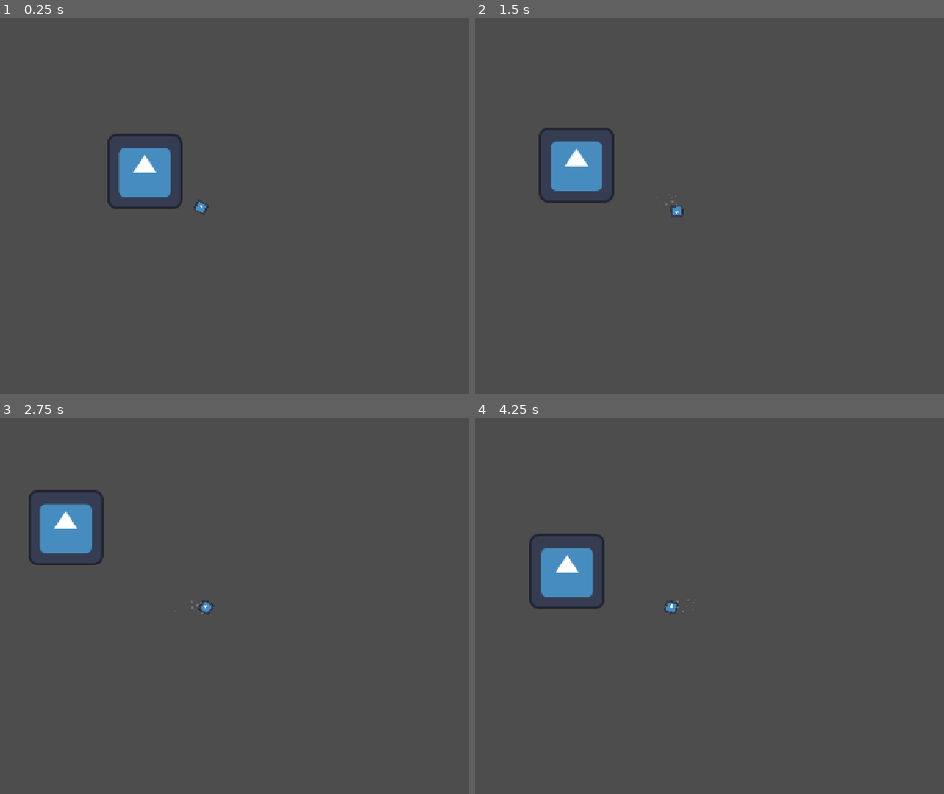
Above: before the commit, frames 1-4 (two rows, left to right).
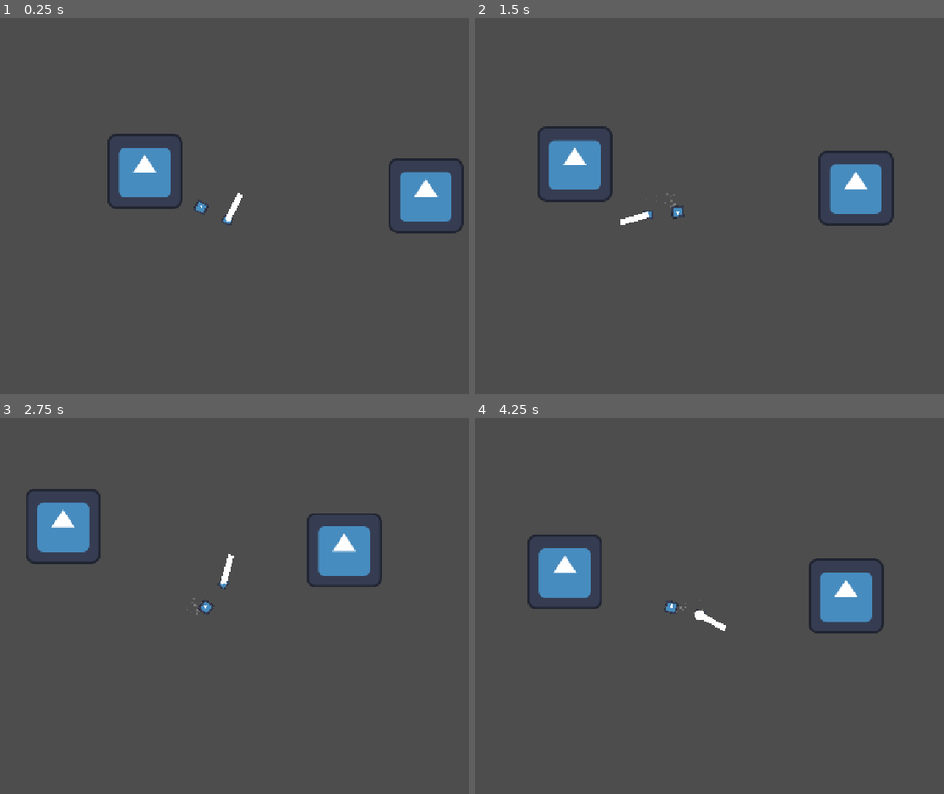
Above: after the commit, the same moments.

Repository: Mrbobbuilder69/GMTK_jam_2026
Game: Godot game, scene res://Scenes/test_scene.tscn
The game is run twice, just before and just after one commit, with the same random seed, the same clock (stepped at 60 frames per second) and the same inputs. The engine's default icon, where the game draws it, is replaced by a stand-in: a white triangle on a blue panel in a dark square. Sound files missing from this copy of the repository are replaced by a short silence.
Inputs (mouse positions are in pixels of both pictures, inside the frame that each line leads up to):
- Up to frame 1 (0.25 s): no input
- Up to frame 2 (1.5 s): tap Enter at 0.5 s; move the mouse to (826, 187) at 0.52 s; hold D (Right) 0.53-1.28 s; hold X (attack, bound only after the commit) 0.53-1.28 s; tap C (melee, bound only after the commit) at 0.8, 1.35 s; move the mouse to (540, 224) at 1.27 s; hold S (Down) from 1.28 s (still down)
- Up to frame 3 (2.75 s): tap X (attack, bound only after the commit) at 1.55 s; move the mouse to (267, 523) at 2.02 s; release S (Down) at 2.03 s; hold D (Right) from 2.03 s (still down); hold X (attack, bound only after the commit) from 2.03 s (still down); tap C (melee, bound only after the commit) at 2.3 s
- Up to frame 4 (4.25 s): move the mouse to (643, 684) at 2.77 s; release D (Right) at 2.78 s; release X (attack, bound only after the commit) at 2.78 s; hold W (Up) 2.78-3.53 s; tap C (melee, bound only after the commit) at 2.85, 3.8 s; tap X (attack, bound only after the commit) at 3.05 s; move the mouse to (878, 666) at 3.52 s; hold A (Left) from 3.53 s (still down); hold X (attack, bound only after the commit) from 3.53 s (still down)

The runs differ from the first frame. In frame 1, 1.9% of the frame differs, in the area x 47-99%, y 37-58%; in frame 2, 2.7%; in frame 3, 2.9%, in the area x 5-82%, y 18-53%; in frame 4, 2.6%.

Commit message:
Made the weapons

Diff:
--- /dev/null
+++ b/Scenes/Scripts/bulletSpawner.gd
@@ -0,0 +1,49 @@
+extends Node2D
+var bulletSrc=preload("res://Scenes/silver_bullet.tscn")
+var bullet=bulletSrc.instantiate()
+var bulletTimer=0
+var inputVec
+var deltaTime
+var mouseNormal
+func _physics_process(delta):
+	look_at(get_global_mouse_position())
+	deltaTime=delta
+	if bulletTimer>0:
+		bulletTimer-=delta
+	elif get_child_count()>0:
+		remove_child(get_child(0))
+
+
+	if get_child_count()==1 and get_child(0).hit==true:
+		get_child(0).hit=false
+		remove_child(get_child(0))
+
+
+
+
+func _on_weapon_shoot(posX, posY):
+	position=Vector2(posX, posY)
+	if get_child_count()==0 and bulletTimer<=0:
+		bulletTimer=0.2
+		mouseNormal=get_mouse_unit()
+		print(mouseNormal)
+		add_child(bullet)
+		get_child(0).position=Vector2(0,0)
+		get_child(0).linear_velocity=Vector2(50000, 50000)*mouseNormal*deltaTime
+
+func get_mouse_unit():
+	var mouseDir=Vector2(0,0)
+	var distX=get_global_mouse_position().x-position.x
+	var distY=get_global_mouse_position().y-position.y
+	if position.x>get_global_mouse_position().x:
+		mouseDir.x=-1
+	else:
+		mouseDir.x=1
+	if position.y>get_global_mouse_position().y:
+		mouseDir.y=mouseDir.x
+	else:
+		mouseDir.y=-mouseDir.x*-1
+	var tan=distY/distX
+	var unitVecXSquare=1/(tan**2+1)
+	var unitVecX=unitVecXSquare**0.5
+	return Vector2(unitVecX, unitVecX*tan)*mouseDir
--- /dev/null
+++ b/Scenes/Scripts/silver bullet.gd
@@ -0,0 +1,5 @@
+extends RigidBody2D
+var hit
+func _physics_process(delta: float) -> void:
+	if move_and_collide(delta*linear_velocity):
+		hit=true
--- /dev/null
+++ b/Scenes/Scripts/weapon.gd
@@ -0,0 +1,46 @@
+extends Area2D
+var inputVec=Vector2(50,0)
+var lastInput=inputVec
+signal shoot(posX, posY, velX, velY)
+var meleeHit
+var enemyHit
+var space_state
+var result
+func _physics_process(delta):
+	look_at(get_global_mouse_position())
+	space_state=get_world_2d().direct_space_state
+	inputVec=Input.get_vector("Left", "Right", "Up", "Down")
+	if inputVec!=Vector2(0,0):
+		position=Vector2(50, 0)
+		lastInput=inputVec
+
+	if Input.get_action_raw_strength("attack"):
+		shoot.emit(global_position.x, global_position.y)
+
+	if Input.get_action_raw_strength("melee"):
+		get_child(2).position=get_child(3).position
+		get_child(2).target_position=get_mouse_unit()*50
+		result=get_child(2).get_collider()
+		if result and result.has_meta("Enemy"):
+			result.queue_free()
+
+	get_child(3).clear_points()
+	get_child(3).add_point(get_child(2).position)
+	get_child(3).add_point(get_child(2).target_position)
+
+func get_mouse_unit():
+	var mouseDir=Vector2(0,0)
+	var distX=get_global_mouse_position().x-position.x
+	var distY=get_global_mouse_position().y-position.y
+	if position.x>get_global_mouse_position().x:
+		mouseDir.x=-1
+	else:
+		mouseDir.x=1
+	if position.y>get_global_mouse_position().y:
+		mouseDir.y=1
+	else:
+		mouseDir.y=-1
+	var tan=distY/distX
+	var unitVecXSquare=1/(tan**2+1)
+	var unitVecX=unitVecXSquare**0.5
+	return Vector2(unitVecX, unitVecX*tan)
--- a/Scenes/player.tscn
+++ b/Scenes/player.tscn
@@ -1,7 +1,8 @@
-[gd_scene format=3 uid="uid://c520ybe8rgo7x"]
+[gd_scene load_steps=0 format=3 uid="uid://c520ybe8rgo7x"]
 
-[ext_resource type="Script" uid="uid://cgrpksm33sv3" path="res://Scripts/player_movement.gd" id="1_cvnsp"]
+[ext_resource type="Script" uid="uid://cgrpksm33sv3" path="res://Scenes/Scripts/player_movement.gd" id="1_cvnsp"]
 [ext_resource type="Texture2D" uid="uid://b46shyvcmigyb" path="res://icon.svg" id="2_cvnsp"]
+
 
 [sub_resource type="CircleShape2D" id="CircleShape2D_50ct6"]
 
--- /dev/null
+++ b/Scenes/silver_bullet.tscn
@@ -0,0 +1,18 @@
+[gd_scene load_steps=4 format=3 uid="uid://bm22bcg1pxj2x"]
+
+[ext_resource type="Script" uid="uid://bpbb3bhkmylbm" path="res://Scenes/Scripts/silver bullet.gd" id="1_5jf5c"]
+[ext_resource type="Texture2D" uid="uid://cxwlh570dokcq" path="res://Assets/White-Circle-PNG-HD-Image-2758320687.png" id="1_g2vqm"]
+
+[sub_resource type="CircleShape2D" id="CircleShape2D_5jf5c"]
+radius = 8.544
+
+[node name="silver bullet" type="RigidBody2D"]
+gravity_scale = 0.0
+script = ExtResource("1_5jf5c")
+
+[node name="Sprite2D" type="Sprite2D" parent="."]
+scale = Vector2(-0.0173962, -0.017187)
+texture = ExtResource("1_g2vqm")
+
+[node name="CollisionShape2D" type="CollisionShape2D" parent="."]
+shape = SubResource("CircleShape2D_5jf5c")
--- a/Scenes/test_scene.tscn
+++ b/Scenes/test_scene.tscn
@@ -1,27 +1,69 @@
-[gd_scene format=3 uid="uid://b5kvkaduki84t"]
+[gd_scene load_steps=9 format=3 uid="uid://b5kvkaduki84t"]
 
 [ext_resource type="PackedScene" uid="uid://c520ybe8rgo7x" path="res://Scenes/player.tscn" id="1_3dogw"]
+[ext_resource type="Script" uid="uid://bosyd5yo7c6rg" path="res://Scenes/Scripts/weapon.gd" id="2_hb2xm"]
 [ext_resource type="Script" uid="uid://ctgu1ijoxfidi" path="res://Scenes/cam.gd" id="2_r5l72"]
 [ext_resource type="Texture2D" uid="uid://b46shyvcmigyb" path="res://icon.svg" id="3_50ct6"]
+[ext_resource type="Script" uid="uid://dkj8o6amowfqq" path="res://Scenes/Scripts/bulletSpawner.gd" id="5_ak5v8"]
+
+[sub_resource type="RectangleShape2D" id="RectangleShape2D_ak5v8"]
 
 [sub_resource type="RectangleShape2D" id="RectangleShape2D_eaav3"]
 size = Vector2(130, 130)
 
-[node name="Node2D" type="Node2D" unique_id=1330387886]
+[sub_resource type="RectangleShape2D" id="RectangleShape2D_x033f"]
+size = Vector2(126, 126)
 
-[node name="player" parent="." unique_id=421033602 instance=ExtResource("1_3dogw")]
+[node name="Node2D" type="Node2D"]
+
+[node name="player" parent="." instance=ExtResource("1_3dogw")]
 speed = 100.0
 
-[node name="cam" type="Camera2D" parent="." unique_id=564697421 node_paths=PackedStringArray("target")]
+[node name="weapon" type="Area2D" parent="player"]
+position = Vector2(50, 0)
+disable_mode = 1
+script = ExtResource("2_hb2xm")
+
+[node name="CollisionShape2D" type="CollisionShape2D" parent="player/weapon"]
+shape = SubResource("RectangleShape2D_ak5v8")
+
+[node name="Sprite2D" type="Sprite2D" parent="player/weapon"]
+physics_interpolation_mode = 2
+rotation = -3.14159
+scale = Vector2(0.131259, -0.121122)
+texture = ExtResource("3_50ct6")
+
+[node name="RayCast2D" type="RayCast2D" parent="player/weapon"]
+
+[node name="Line2D" type="Line2D" parent="player/weapon"]
+points = PackedVector2Array(-2, 0)
+
+[node name="cam" type="Camera2D" parent="." node_paths=PackedStringArray("target")]
 script = ExtResource("2_r5l72")
 target = NodePath("../player")
 follow_speed = 10.0
 
-[node name="obstacle" type="StaticBody2D" parent="." unique_id=423191758]
+[node name="obstacle" type="StaticBody2D" parent="."]
 position = Vector2(-96, -61)
 
-[node name="sprite2D" type="Sprite2D" parent="obstacle" unique_id=1308029334]
+[node name="sprite2D" type="Sprite2D" parent="obstacle"]
 texture = ExtResource("3_50ct6")
 
-[node name="CollisionShape2D" type="CollisionShape2D" parent="obstacle" unique_id=1537577840]
+[node name="CollisionShape2D" type="CollisionShape2D" parent="obstacle"]
 shape = SubResource("RectangleShape2D_eaav3")
+
+[node name="bullet spawner" type="Node2D" parent="."]
+script = ExtResource("5_ak5v8")
+
+[node name="enemy (but just for testing weapons)" type="StaticBody2D" parent="."]
+position = Vector2(383, -20)
+metadata/Enemy = true
+
+[node name="Sprite2D" type="Sprite2D" parent="enemy (but just for testing weapons)"]
+texture = ExtResource("3_50ct6")
+
+[node name="CollisionShape2D" type="CollisionShape2D" parent="enemy (but just for testing weapons)"]
+position = Vector2(0, -1)
+shape = SubResource("RectangleShape2D_x033f")
+
+[connection signal="shoot" from="player/weapon" to="bullet spawner" method="_on_weapon_shoot"]
--- a/project.godot
+++ b/project.godot
@@ -12,7 +12,7 @@
 
 config/name="Theme to be confirmed"
 run/main_scene="uid://b5kvkaduki84t"
-config/features=PackedStringArray("4.7", "Forward Plus")
+config/features=PackedStringArray("4.4", "Forward Plus")
 config/icon="res://icon.svg"
 
 [autoload]
@@ -46,6 +46,16 @@
 "events": [Object(InputEventKey,"resource_local_to_scene":false,"resource_name":"","device":-1,"window_id":0,"alt_press …(192 unchanged characters)…
 ]
 }
+attack={
+"deadzone": 0.2,
+"events": [Object(InputEventKey,"resource_local_to_scene":false,"resource_name":"","device":-1,"window_id":0,"alt_pressed":false,"shift_pressed":false,"ctrl_pressed":false,"meta_pressed":false,"pressed":false,"keycode":0,"physical_keycode":88,"key_label":0,"unicode":120,"location":0,"echo":false,"script":null)
+]
+}
+melee={
+"deadzone": 0.2,
+"events": [Object(InputEventKey,"resource_local_to_scene":false,"resource_name":"","device":-1,"window_id":0,"alt_pressed":false,"shift_pressed":false,"ctrl_pressed":false,"meta_pressed":false,"pressed":false,"keycode":0,"physical_keycode":67,"key_label":0,"unicode":99,"location":0,"echo":false,"script":null)
+]
+}
 
 [physics]
 
Not shown, changed: Assets/White-Circle-PNG-HD-Image-2758320687.png.import
Not shown, added: Scenes/Scripts/bulletSpawner.gd.uid
Renamed: Scripts/effects.gd -> Scenes/Scripts/effects.gd
Renamed: Scripts/effects.gd.uid -> Scenes/Scripts/effects.gd.uid
Renamed: Scripts/player_movement.gd -> Scenes/Scripts/player_movement.gd
Renamed: Scripts/player_movement.gd.uid -> Scenes/Scripts/player_movement.gd.uid
Not shown, added: Scenes/Scripts/silver bullet.gd.uid
Not shown, added: Scenes/Scripts/weapon.gd.uid
Not shown, changed: icon.svg.import
